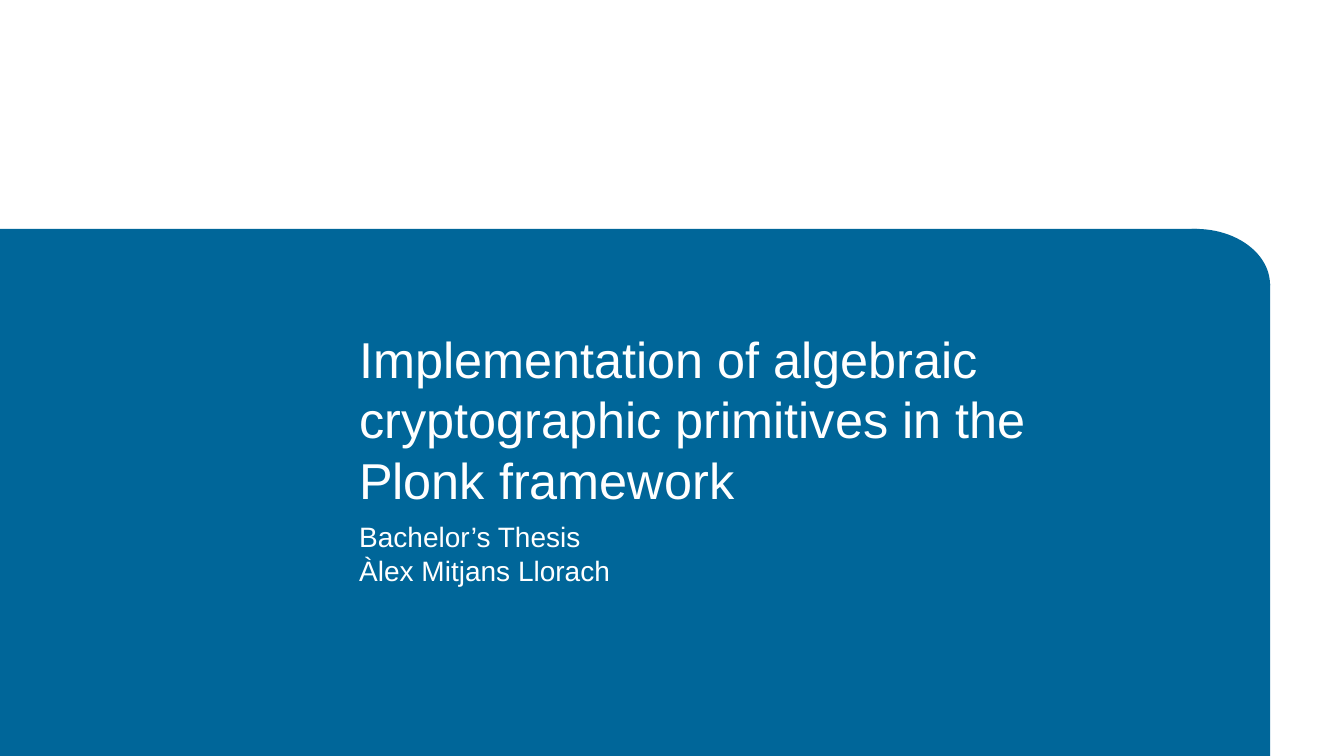
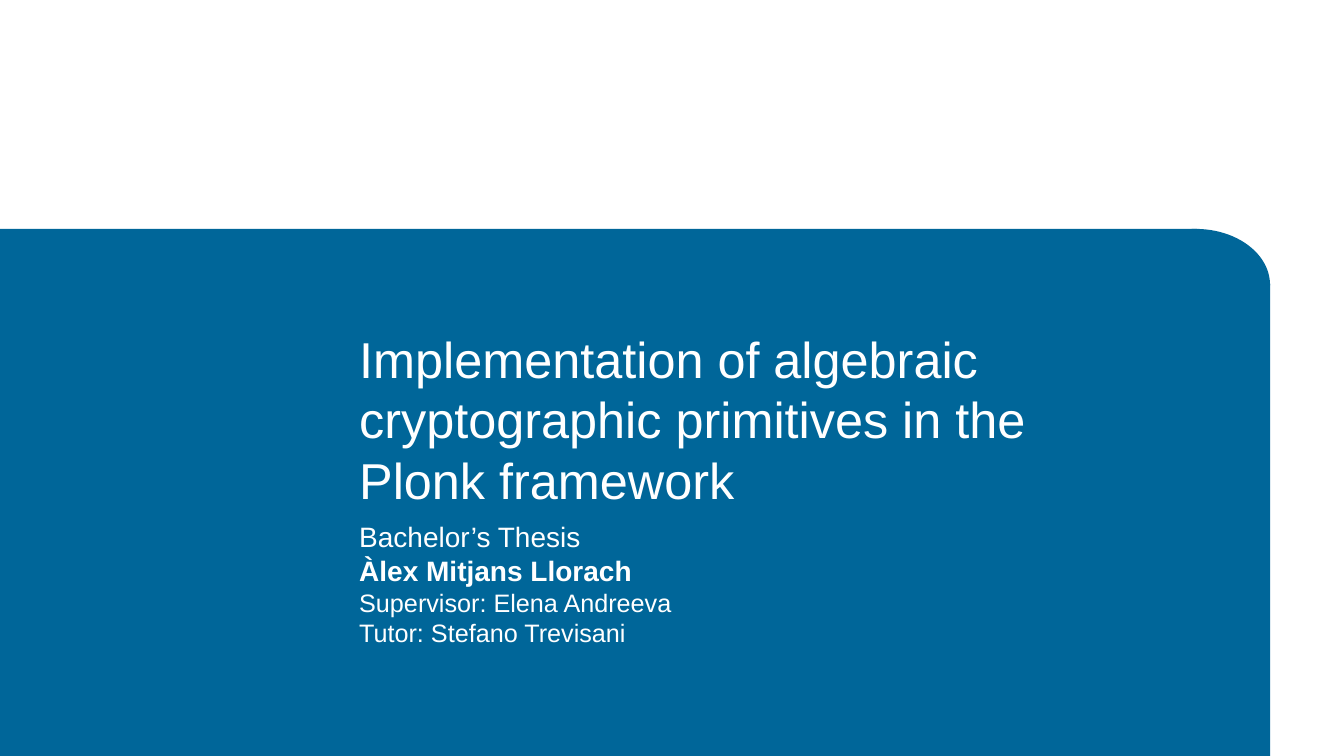
Before and after one commit to alexmllo/zk-hashes, a slide deck: slide 1 of thesis/slides.pptx. Drawn at 1344x756 pixels with LibreOffice and Linux fonts; fonts in the diff are those of the drawing; background and template pictures are left out. Boxes give left, top, right and bottom in pixels: in the first picture for what was removed or moved away, otherwise in the second. Text is boxed around its words. In the diff, an @@ line names an element or a change of style, - is before the commit and + after.

```diff
--- a/thesis/slides.pptx
+++ b/thesis/slides.pptx
@@ subtitle at [359, 559, 631, 586]: bold on in "Àlex Mitjans Llorach" @@
@@ subtitle at [359, 593, 672, 643]: paragraphs added @@
+Supervisor: Elena Andreeva
+Tutor: Stefano Trevisani
```
Also in this commit, not shown: 11 other slides changed, 3 slides added, 4 slides removed.
